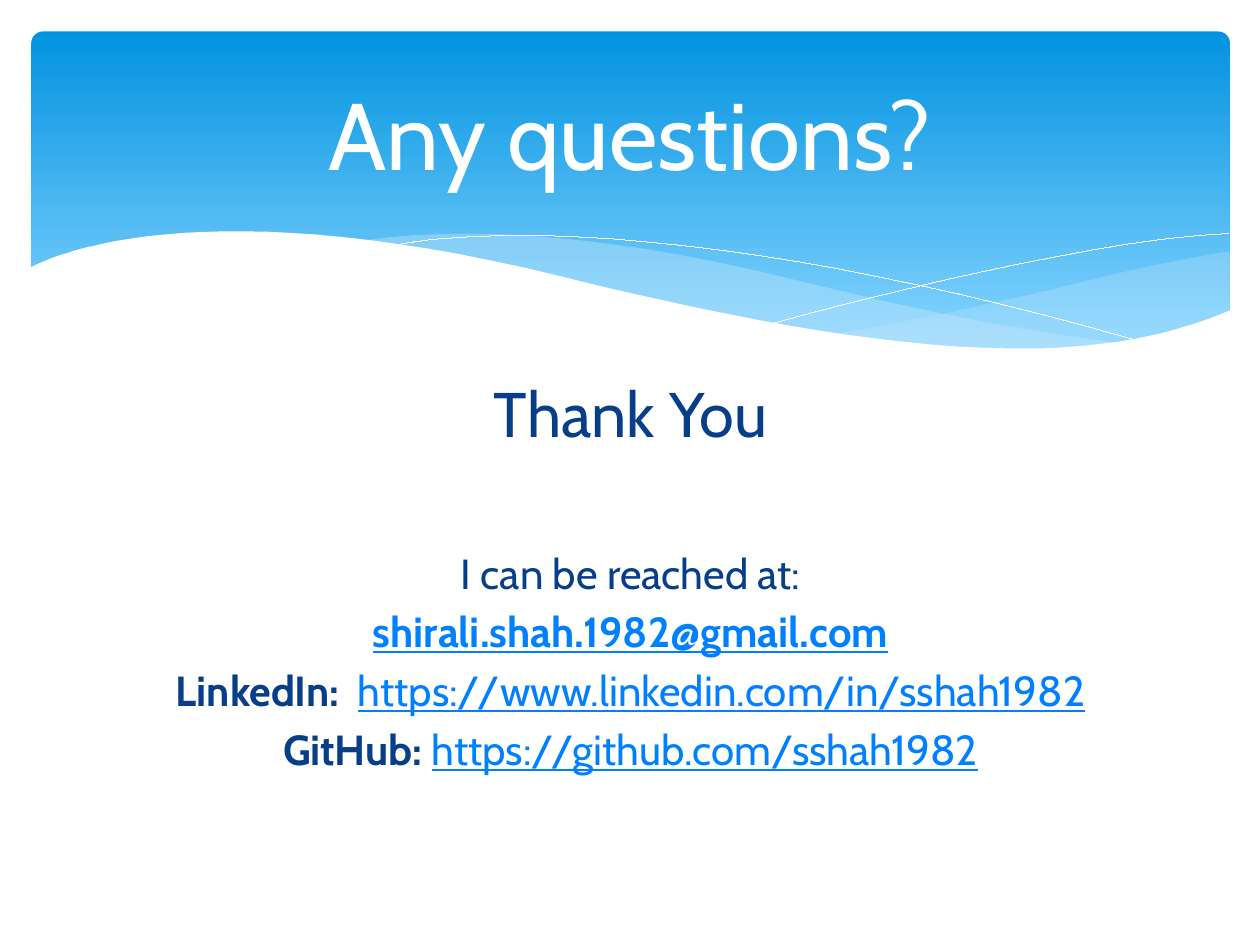
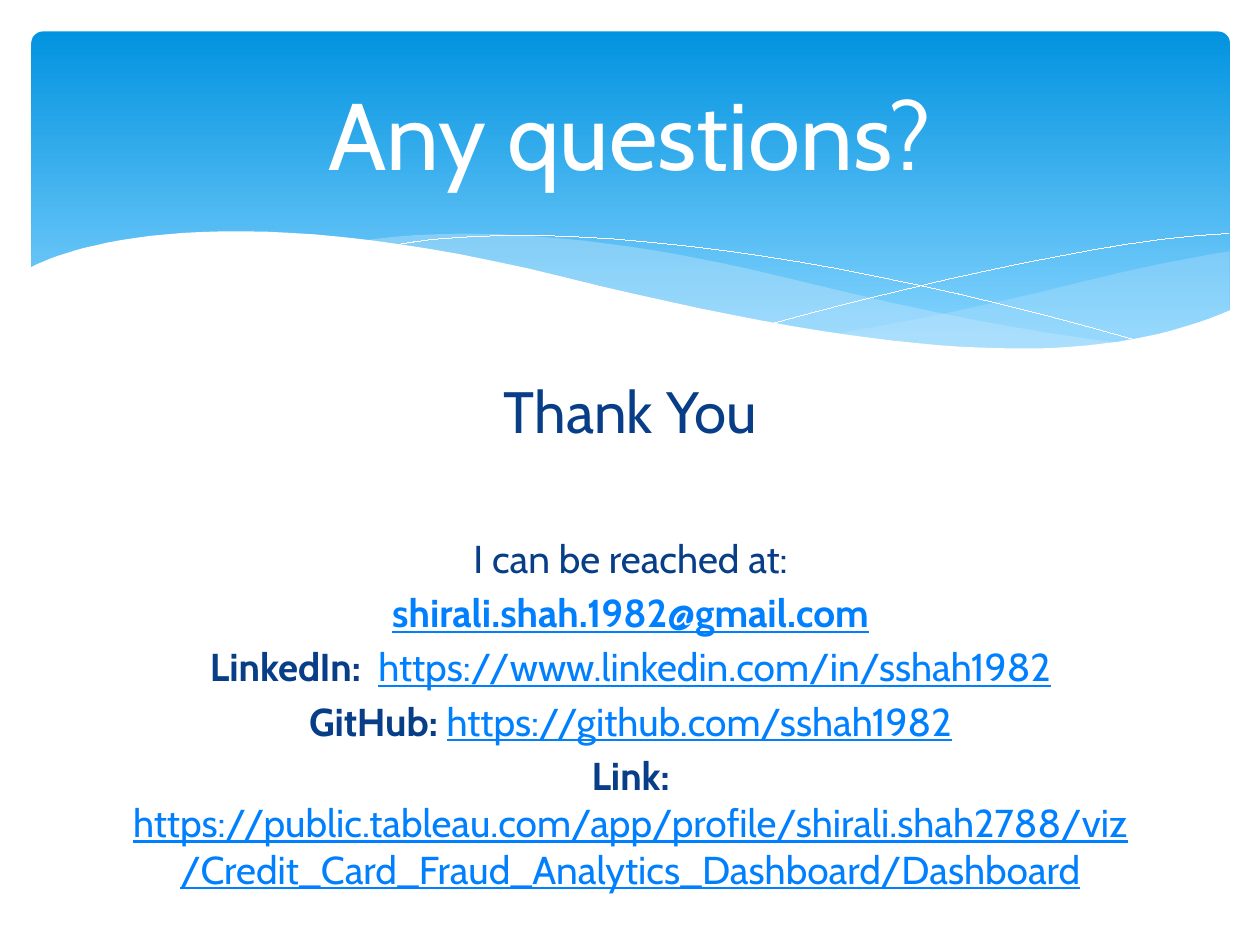
Before and after one commit to sshah1982/Tableau_Dashboards, a slide deck: slide 47 of Credit Card Fraud Analytics Dashboard/presentation/Credit_Card_Fraud_Analytics.pptx. Drawn at 1260x945 pixels with LibreOffice and Linux fonts; fonts in the diff are those of the drawing. Boxes give left, top, right and bottom in pixels: in the first picture for what was removed or moved away, otherwise in the second. Text is boxed around its words. In the diff, an @@ line names an element or a change of style, - is before the commit and + after.

```diff
--- a/Credit Card Fraud Analytics Dashboard/presentation/Credit_Card_Fraud_Analytics.pptx
+++ b/Credit Card Fraud Analytics Dashboard/presentation/Credit_Card_Fraud_Analytics.pptx
@@ text at (x1=210, y1=389, x2=1051, y2=745): size 36 to 33.3 pt in "Thank You"; size 24 to 22.2 pt in "I can be reached at:", "shirali.shah.1982@gmail.com", "LinkedIn: https://www.linkedin.com/in/sshah1982", "GitHub: https://github.com/sshah1982" @@
@@ text at (x1=133, y1=761, x2=1127, y2=893): paragraph added @@
+Link: https://public.tableau.com/app/profile/shirali.shah2788/viz/Credit_Card_Fraud_Analytics_Dashboard/Dashboard
```
Also in this commit, not shown: 1 other slide changed.
